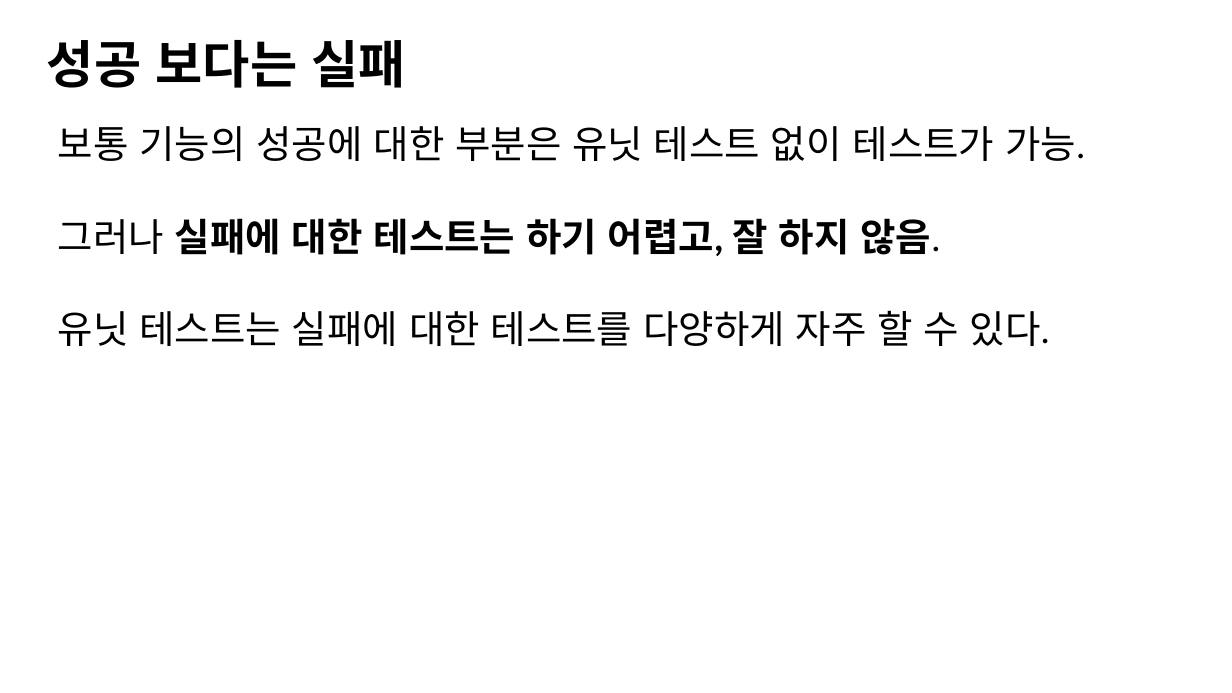
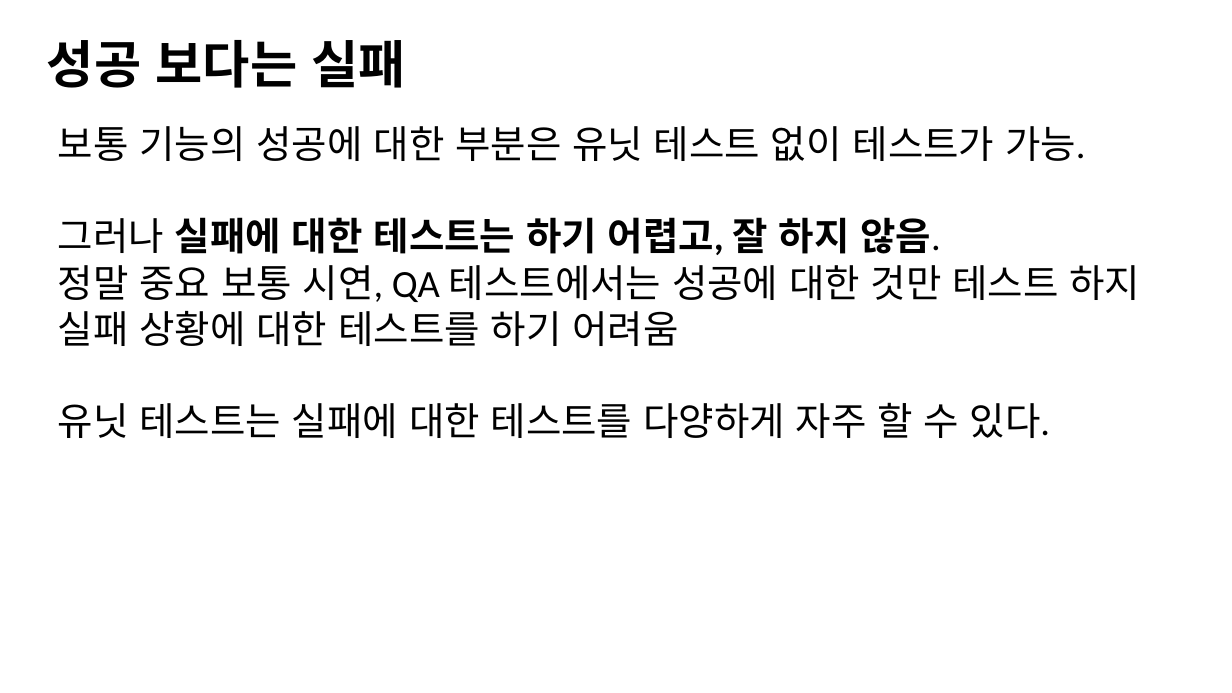
Before and after one commit to jacking75/conf_cpp_korea_2018-08, a slide deck: slide 17 of [C++ Korea 4th Seminar]Visual Cpp에서 유닛 테스트 하기.pptx. Drawn at 1232x693 pixels with LibreOffice and Linux fonts; fonts in the diff are those of the drawing. Boxes give left, top, right and bottom in pixels: in the first picture for what was removed or moved away, otherwise in the second. Text is boxed around its words. In the diff, an @@ line names an element or a change of style, - is before the commit and + after.

```diff
--- a/[C++ Korea 4th Seminar]Visual Cpp에서 유닛 테스트 하기.pptx
+++ b/[C++ Korea 4th Seminar]Visual Cpp에서 유닛 테스트 하기.pptx
@@ text at box(58, 265, 1140, 346): paragraph added @@
+정말 중요 보통 시연, QA 테스트에서는 성공에 대한 것만 테스트 하지 실패 상황에 대한 테스트를 하기 어려움
```
Also in this commit, not shown: 6 other slides changed, 6 slides added, 5 slides removed, 16 other files.
